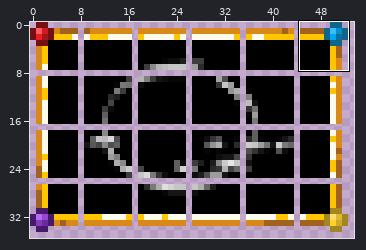
Pixel-art sprite, stored at Tiles/KeepMovingForward.png. The first picture is a wide view before the edit; the outline marks the close-up.
Close-up. Old version:
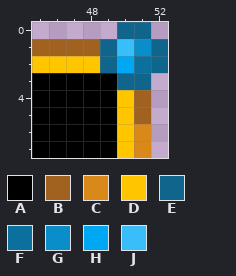
The file is 108x72 pixels, drawn in blocks of 2x2; one block is one cell here. Colours within 5 levels of each other are drawn and written as one. Shown: x 45..52, y 0..7. The commit also changed other parts of the picture, which this record leaves out.
Palette (. is transparent): A #000000  B #a2621f  C #d9891a  D #ffc600  E #0f658c  F #0c709d  G #098eca  H #00a8f3  J #39bef9
Pixels before, first column x 45:
0 .....EE.
1 BBBBEJGE
2 DDDDEHFE
3 AAAAAEE.
4 AAAAADB.
5 AAAAADB.
6 AAAAADC.
7 AAAAADC.
After:
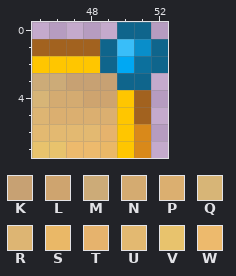
Colours new in this view: K #c7a173  L #cea46f  M #ccab78  N #d4ab71  P #dbaf70  Q #d7b577  R #ddb573  S #eab867  T #e6b36d  U #e3b971  V #e8c36d  W #edba6d
Changes in this commit:
Colour A becomes colour K in row 3 at x 47 to 49.
Colour A becomes colour L in row 4 at x 48 to 49.
Colour A becomes colour M in row 3 at x 45 to 46.
Colour A becomes colour N in row 4 at x 46 to 47.
Colour A becomes colour P in row 5 at x 46 to 49.
Colour A becomes colour Q in row 4 at x 45.
Colour A becomes colour R in row 5 at x 45.
Colour A becomes colour S in row 7 at x 49.
Colour A becomes colour T in row 6 at x 49.
Colour A becomes colour U in row 6 at x 45 to 48.
Colour A becomes colour V in row 7 at x 45 to 46.
Colour A becomes colour W in row 7 at x 47 to 48.
Where, in picture pixels (left, top, right, bottom), the same in both close-ups:
changed: (32, 73, 117, 158)
